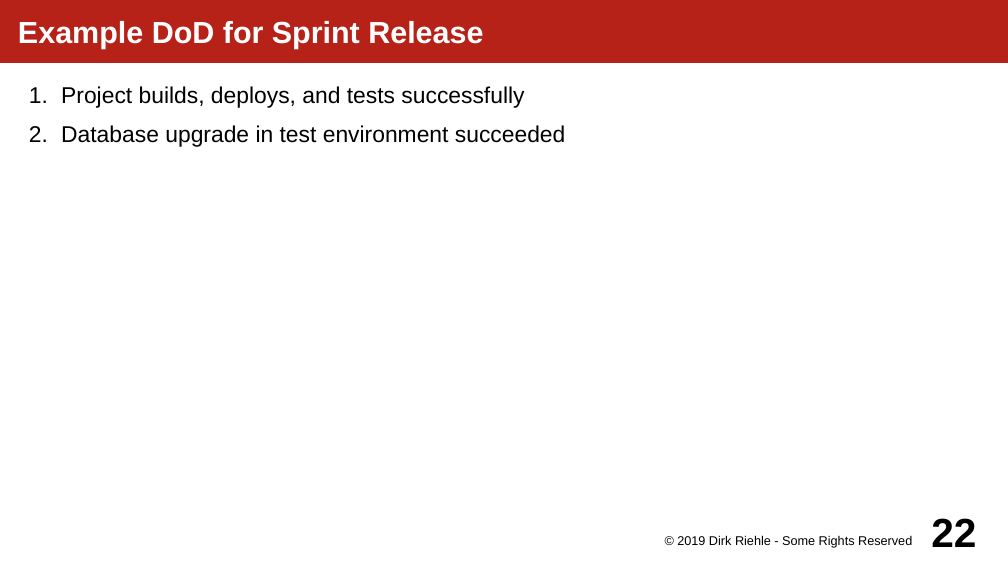
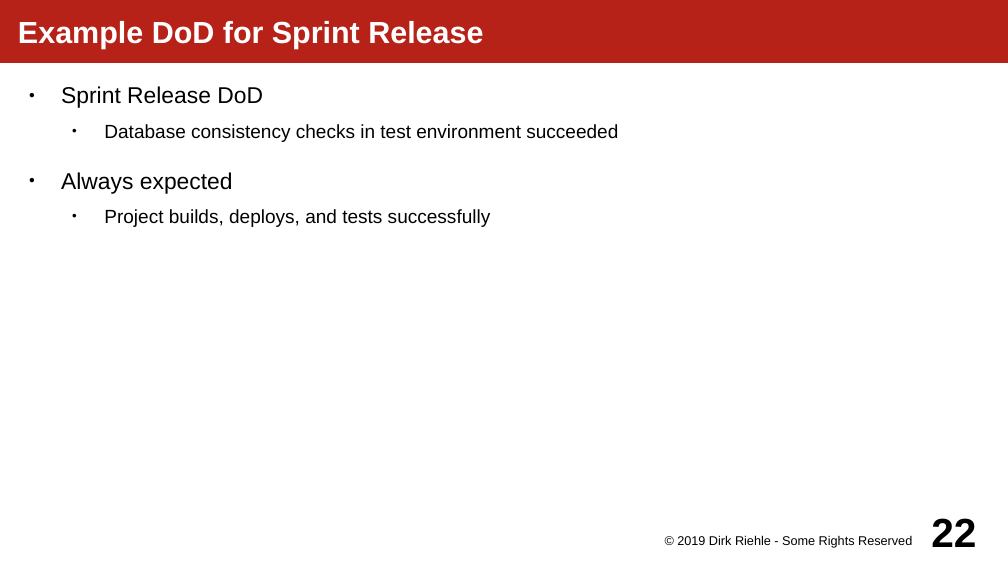
Before and after one commit to dirkriehle/amos-course, a slide deck: slide 22 of Lecture slides/AMOS D02 - Planning and Tracking.odp. Drawn at 1008x567 pixels with LibreOffice and Linux fonts; fonts in the diff are those of the drawing. Boxes give left, top, right and bottom in pixels: in the first picture for what was removed or moved away, otherwise in the second. Text is boxed around its words. In the diff, an @@ line names an element or a change of style, - is before the commit and + after.

```diff
--- a/Lecture slides/AMOS D02 - Planning and Tracking.odp
+++ b/Lecture slides/AMOS D02 - Planning and Tracking.odp
@@ text at [61, 86, 618, 194]: paragraphs added @@
+● Sprint Release DoD
+  ● Database consistency checks in test environment succeeded
+● Always expected
@@ text at [61, 125, 566, 147]: paragraph removed @@
-2. Database upgrade in test environment succeeded
@@ text at [104, 209, 491, 227]: size 18 to 15 pt in "Project builds, deploys, and tests successfully"; bullet 1. to ●; list level 1 to 2 in "Project builds, deploys, and tests ..." @@
```
Also in this commit, not shown: 4 other slides changed, 2 other files.
